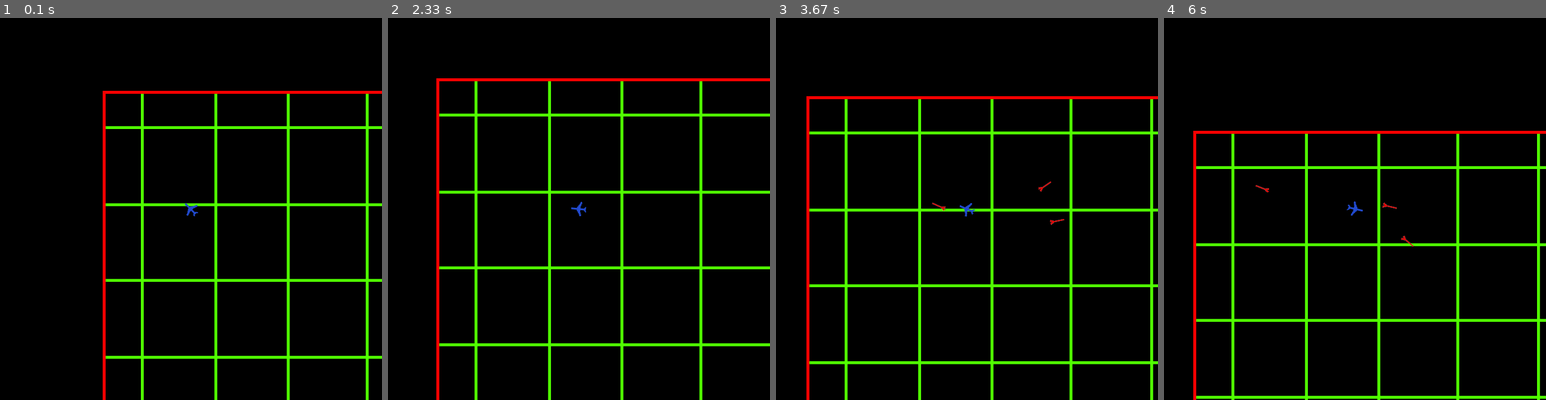
Above: before the commit, frames 1-4 (left to right).
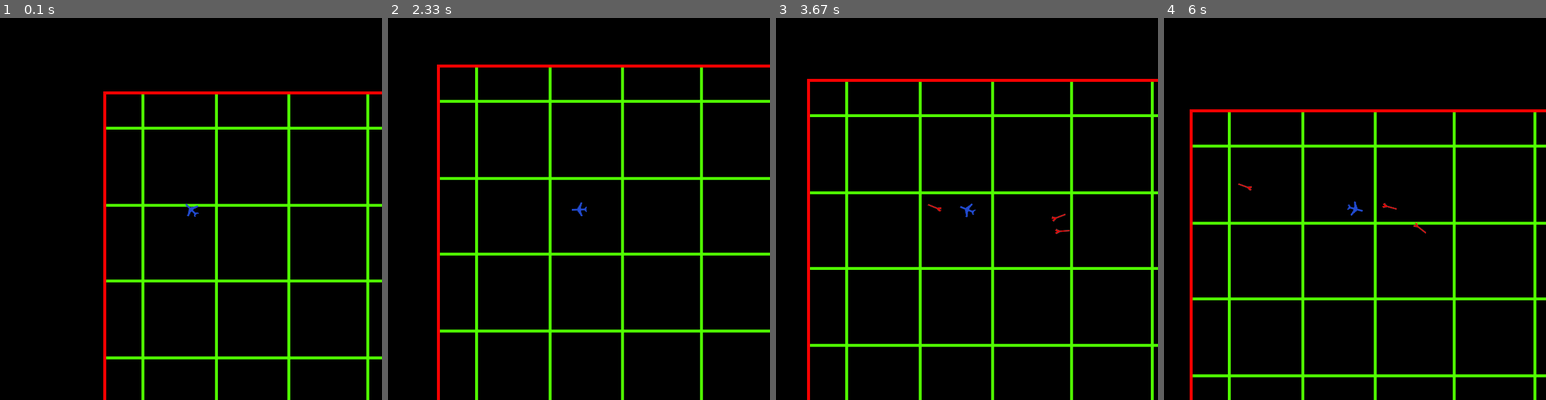
Above: after the commit, the same moments.

Repository: Mi-LeV/AWACS
Game: pygame game, started from main.py
Two runs of this game, one before a commit and one after it. Both use one fixed random seed, a clock stepped at 60 frames per second and the inputs below.
Inputs (mouse positions are in pixels of both pictures, inside the frame that each line leads up to):
- Up to frame 1 (0.1 s): no input
- Up to frame 2 (2.33 s): click (579, 235) at 0.42 s; tap K at 0.73, 1.03 s; click (487, 212) at 0.8 s; tap Space at 2 s
- Up to frame 3 (3.67 s): click (1112, 354) at 2.43 s; click (1043, 178) at 2.77 s; click (1085, 201) at 3.1 s; click (848, 159) at 3.43 s
- Up to frame 4 (6 s): click (1439, 113) at 3.77 s; click (1244, 186) at 4.1 s; click (1270, 178) at 4.43 s; click (1435, 159) at 4.77 s; click (1316, 193) at 5.1 s; click (1473, 300) at 5.43 s; click (1465, 239) at 5.77 s

The runs differ from the first frame. In frame 1, 3.9% of the frame differs, in the area x 26-100%, y 19-100%; in frame 2, 9.5%; in frame 3, 10%; in frame 4, 15%, in the area x 6-100%, y 23-100%.

Commit message:
police + rework déplacement joueur

Diff:
--- a/classes.py
+++ b/classes.py
@@ -165,19 +165,42 @@
 
 
     def clic(self,position):
-        self.xDest = (position[0] - 320)*10
-        self.yDest = (position[1] - 320)*10
+        self.xDest,self.yDest = ((position[0]-320)*4,(position[1]-320)*4)
+        print(position)
 
     def tick(self):
         if self.testOutOfMap() and (not self.notifList):
-            NotifOut('Hors des limites de la map, mort dans 3 sec...',60,self)
+            NotifOut('Hors des limites de la map, mort dans ',60,self)
         if (not self.testOutOfMap()) and self.notifList:
             for notif in self.notifOutList:
                 notif.delete()
         for notif in self.notifList:
             if notif.timeAlive > 60:
                 self.delete()
-        super().tick()
+
+        self.timeAlive += 1
+        self.goTo()
+
+    def goTo(self):
+        mouse = pygame.mouse.get_pos()
+        self.xVector = self.vectorTo(self.xVector,mouse[0])
+        self.yVector = self.vectorTo(self.yVector,mouse[1])
+
+        self.x += self.xVector
+        self.y += self.yVector
+
+    def vectorTo(self,vector,mouse):
+        distanceToDest = mouse - 320
+        if (vector + distanceToDest)*abs((distanceToDest/1.5)) > 0:
+            vector = utility.plafonne((vector + distanceToDest)*abs((distanceToDest/1.5)),self.MAXSPEED,True)
+        else:
+            vector = utility.plafonne((vector + distanceToDest)*abs((distanceToDest/1.5)),-self.MAXSPEED,False)
+
+        return vector
+
+    def turn(self):
+        self.angle = (utility.getBearing((320,320),pygame.mouse.get_pos())+90)%360 #calcul de l'angle de l'ojet par rapport à sa dest
+        utility.rotate(self,self.angle)# on le tourne de cet angle
 
 class IaPlane(Plane):
     def __init__(self,x,y,friend,active = True):
@@ -358,8 +381,8 @@
 
 class Notif():
     def __init__(self,texte,temps,creator):
-        font = pygame.font.SysFont('impact.ttc', 30)
-        self.corps = font.render(texte, True, (255,0,0))
+        self.font = pygame.font.Font('18 ARMY.otf', 20)
+        self.corps = self.font.render(texte, True, (255,0,0))
         self.texte = texte
         self.timeAlive = 0
         self.temps = temps
@@ -389,3 +412,7 @@
         if self in self.creator.notifOutList:
             self.creator.notifOutList.remove(self)
         super().delete()
+
+    def tick(self):
+        self.corps = self.font.render(self.texte + str(round((self.temps-self.timeAlive+1)/20,1)), True, (255,0,0))
+        super().tick()
--- a/main.py
+++ b/main.py
@@ -42,9 +42,7 @@
             except IndexError:pass
         if event.type == KEYDOWN and event.key == K_n:#on crée un nouv player et on le met dans playerlist
             Ennemy = classes.IaPlane(250,270,False)
-    try:
-        var.playerList[0].clic(pygame.mouse.get_pos())
-    except IndexError:pass
+
 
     for objet in var.refreshList:#boucle de mouvement
         objet.turn()# on lance la fonction turn de l'objet
Binary file added: 18 ARMY.otf
Not shown, added: ReadMe.txt
Binary file added: kremlin.ttf
